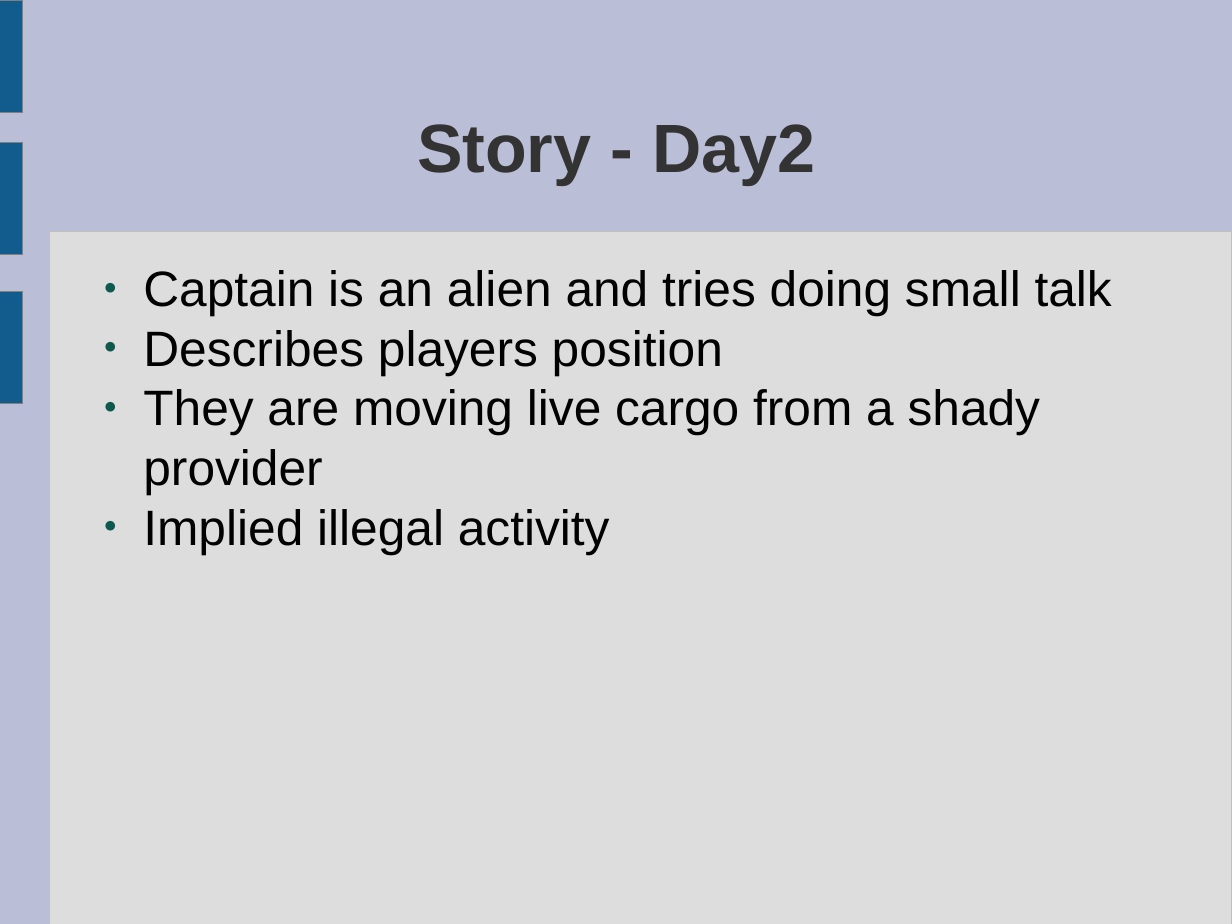
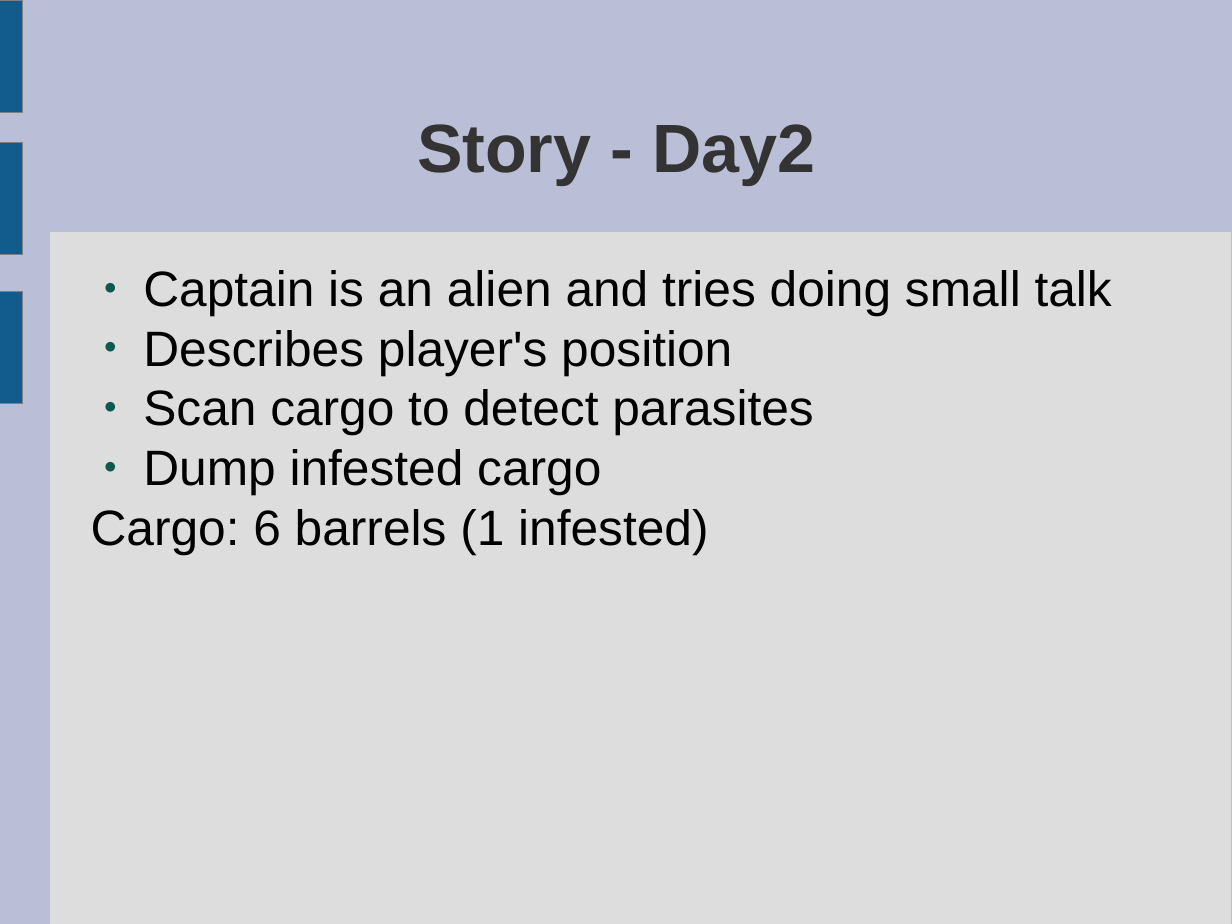
Before and after one commit to ktosox/GWJ67, a slide deck: slide 19 of da_plan.odp. Drawn at 1232x924 pixels with LibreOffice and Linux fonts; fonts in the diff are those of the drawing. Boxes give left, top, right and bottom in pixels: in the first picture for what was removed or moved away, otherwise in the second. Text is boxed around its words. In the diff, an @@ line names an element or a change of style, - is before the commit and + after.

```diff
--- a/da_plan.odp
+++ b/da_plan.odp
@@ text at box(91, 330, 813, 554): text changed @@
-● Describes players position
-● They are moving live cargo from a shady provider
-● Implied illegal activity
+● Describes player's position
+● Scan cargo to detect parasites
+● Dump infested cargo
+Cargo: 6 barrels (1 infested)
```
Also in this commit, not shown: 2 other slides changed, 3 slides added, 1 other file.
